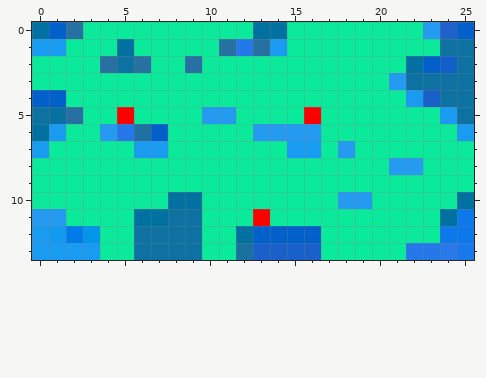
A pixel-art sprite gets an edit: res/lvls/1.png. Above, as it was before the edit.
The file is 26x14 pixels. Colours within 5 levels of each other are drawn and written as one.
After:
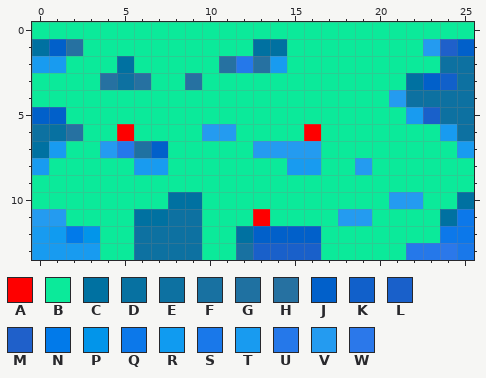
Palette (. is transparent): A #fe0000  B #0bea9a  C #0071a1  D #0771a1  E #0d71a1  F #1871a1  G #1f71a1  H #2671a1  J #0160ca  K #1160ca  L #1960ca  M #1f60ca  N #017aea  P #0295ea  Q #0c78ea  R #109bf0  S #1978ea  T #189bf0  U #2578ea  V #249bf0  W #2b78ea
The exact change:
{"y":0,"x":0,"old":"CJH","new":"BBB"}
{"y":0,"x":13,"old":"CC","new":"BB"}
{"y":0,"x":23,"old":"VMJ","new":"BBB"}
{"y":1,"x":0,"old":"TTB","new":"CJH"}
{"y":1,"x":5,"old":"C","new":"B"}
{"y":1,"x":11,"old":"HUHT","new":"BBCC"}
{"y":1,"x":23,"old":"BEE","new":"VMJ"}
{"y":2,"x":0,"old":"BB","new":"TT"}
{"y":2,"x":4,"old":"HEH","new":"BCB"}
{"y":2,"x":9,"old":"H","new":"B"}
{"y":2,"x":11,"old":"BBBB","new":"HUHT"}
{"y":2,"x":22,"old":"CJK","new":"BBE"}
{"y":3,"x":4,"old":"BBB","new":"HEH"}
{"y":3,"x":9,"old":"B","new":"H"}
{"y":3,"x":21,"old":"VEEE","new":"BCJK"}
{"y":4,"x":0,"old":"JJ","new":"BB"}
{"y":4,"x":21,"old":"BTL","new":"VEE"}
{"y":5,"x":0,"old":"EDH","new":"JJB"}
{"y":5,"x":5,"old":"A","new":"B"}
{"y":5,"x":10,"old":"VV","new":"BB"}
{"y":5,"x":16,"old":"A","new":"B"}
{"y":5,"x":22,"old":"BBT","new":"TLE"}
{"y":6,"x":0,"old":"CTB","new":"EDH"}
{"y":6,"x":4,"old":"VUGJ","new":"BABB"}
{"y":6,"x":10,"old":"BB","new":"VV"}
{"y":6,"x":13,"old":"VVVV","new":"BBBA"}
{"y":6,"x":24,"old":"BT","new":"TE"}
{"y":7,"x":0,"old":"TB","new":"CT"}
{"y":7,"x":4,"old":"BBTT","new":"VUGJ"}
{"y":7,"x":13,"old":"BBTT","new":"VVVV"}
{"y":7,"x":18,"old":"V","new":"B"}
{"y":7,"x":25,"old":"B","new":"T"}
{"y":8,"x":0,"old":"B","new":"T"}
{"y":8,"x":6,"old":"BB","new":"TT"}
{"y":8,"x":15,"old":"BB","new":"TT"}
{"y":8,"x":19,"old":"B","new":"V"}
{"y":8,"x":21,"old":"VV","new":"BB"}
{"y":10,"x":18,"old":"VV","new":"BB"}
{"y":10,"x":21,"old":"BB","new":"VV"}
{"y":11,"x":18,"old":"BB","new":"VV"}
{"label":"changed","picture_box":[32,22,474,226]}
